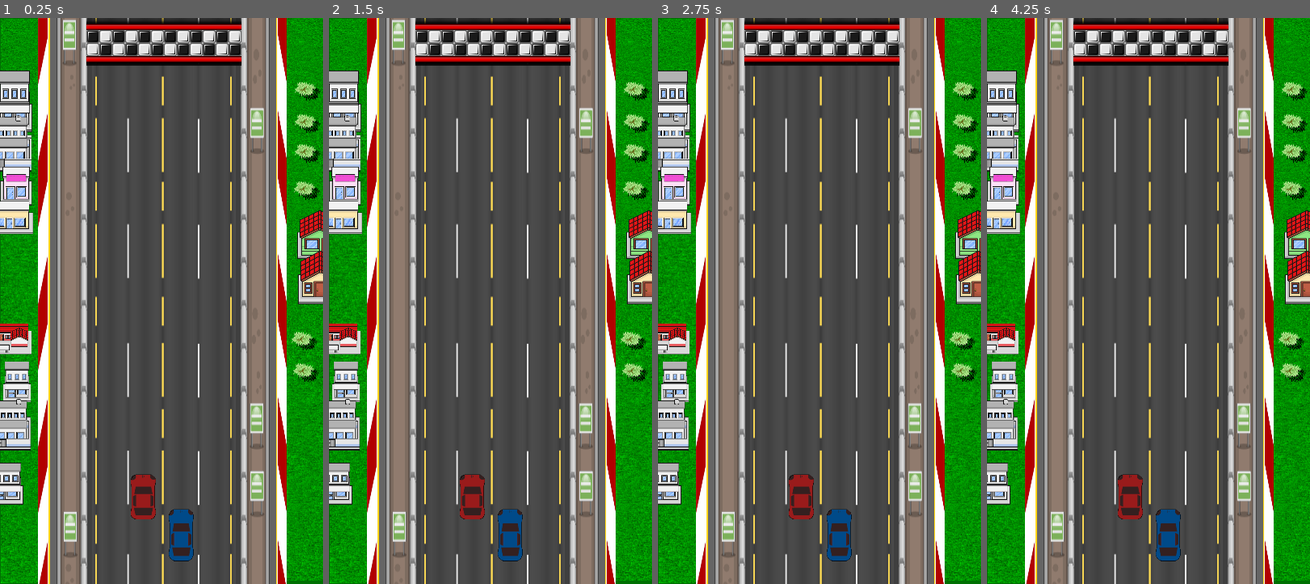
Above: before the commit, frames 1-4 (left to right).
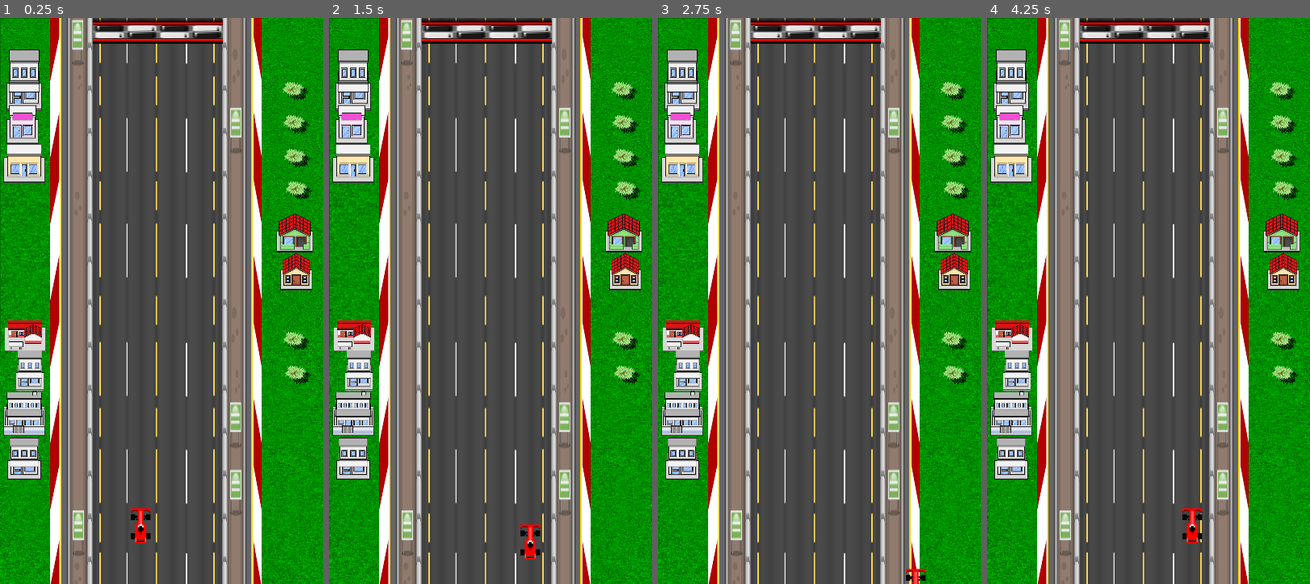
Above: after the commit, the same moments.

Repository: johnnyferreiradev/cars
Game: Godot game, scene res://Main.tscn
The game is run twice, just before and just after one commit, with the same random seed, the same clock (stepped at 60 frames per second) and the same inputs.
Inputs:
- Up to frame 1 (0.25 s): no input
- Up to frame 2 (1.5 s): tap Enter at 0.5 s; hold Right (right, bound only after the commit) 0.53-1.28 s; hold Down (down, bound only after the commit) from 1.28 s (still down)
- Up to frame 3 (2.75 s): release Down (down, bound only after the commit) at 2.03 s; hold Right (right, bound only after the commit) from 2.03 s (still down)
- Up to frame 4 (4.25 s): release Right (right, bound only after the commit) at 2.78 s; hold Up (up, bound only after the commit) 2.78-3.53 s; hold Left (left, bound only after the commit) from 3.53 s (still down)

The runs differ from the first frame. In frame 1, 51% of the frame differs, in the area x 0-100%, y 0-100%; in frame 2, 51%; in frame 3, 51%; in frame 4, 51%.

Commit message:
Adicionando script de movimentacao simples

Diff:
--- /dev/null
+++ b/Carro.gd
@@ -0,0 +1,18 @@
+extends Node2D
+
+var velocidade = Vector2()
+
+func _physics_process(delta):
+	if Input.is_action_pressed("up"):
+		velocidade = Vector2(0,-1)
+
+	if Input.is_action_pressed("down"):
+		velocidade = Vector2(0,1)
+
+	if Input.is_action_pressed("left"):
+		velocidade = Vector2(-1,0)
+
+	if Input.is_action_pressed("right"):
+		velocidade = Vector2(1,0)
+
+	translate(velocidade * 100 * delta)
--- a/Main.tscn
+++ b/Main.tscn
@@ -5,8 +5,6 @@
 [ext_resource path="res://jogo/RightBump.png" type="Texture" id=3]
 [ext_resource path="res://jogo/LeftBump.png" type="Texture" id=4]
 [ext_resource path="res://jogo/grass.png" type="Texture" id=5]
-[ext_resource path="res://jogo/CarRed.png" type="Texture" id=6]
-[ext_resource path="res://jogo/CarBlue.png" type="Texture" id=7]
 [ext_resource path="res://jogo/Building/B06.png" type="Texture" id=8]
 [ext_resource path="res://jogo/finish_border.svg" type="Texture" id=9]
 [ext_resource path="res://jogo/Building/B01.png" type="Texture" id=10]
@@ -16,6 +14,8 @@
 [ext_resource path="res://jogo/tree.png" type="Texture" id=14]
 [ext_resource path="res://jogo/Building/H01.png" type="Texture" id=15]
 [ext_resource path="res://jogo/Building/B05.png" type="Texture" id=16]
+[ext_resource path="res://jogo/SportsRacingCar_0.png" type="Texture" id=17]
+[ext_resource path="res://Carro.gd" type="Script" id=18]
 
 [node name="Main" type="Node"]
 
@@ -29,13 +29,13 @@
 texture = ExtResource( 5 )
 
 [node name="Grass4" type="Sprite" parent="Grama/Pista"]
-position = Vector2( 128.25, 557.25 )
-scale = Vector2( 0.590909, 0.658508 )
+position = Vector2( 127.5, 558.5 )
+scale = Vector2( 0.594406, 0.664336 )
 texture = ExtResource( 5 )
 
 [node name="Grass3" type="Sprite" parent="Grama/Pista"]
-position = Vector2( 265, 550 )
-scale = Vector2( 0.635198, 0.680653 )
+position = Vector2( 265.875, 552 )
+scale = Vector2( 0.639277, 0.689977 )
 texture = ExtResource( 5 )
 
 [node name="Grass2" type="Sprite" parent="Grama/Pista"]
@@ -58,119 +58,105 @@
 texture = ExtResource( 5 )
 
 [node name="Background-1" type="Sprite" parent="Grama/Pista"]
-position = Vector2( 202, 352 )
-scale = Vector2( 0.333333, 1.08308 )
+position = Vector2( 194, 350.999 )
+scale = Vector2( 0.280952, 1.08 )
 texture = ExtResource( 2 )
 
 [node name="LeftBump" type="Sprite" parent="Grama/Pista"]
-position = Vector2( 54.625, 351 )
+position = Vector2( 69, 350 )
 scale = Vector2( 0.36875, 1.17391 )
 texture = ExtResource( 4 )
 
 [node name="RightBump" type="Sprite" parent="Grama/Pista"]
-position = Vector2( 348.5, 352.001 )
+position = Vector2( 318, 352 )
 scale = Vector2( 0.333333, 1.17726 )
 texture = ExtResource( 3 )
+
+[node name="Carro" type="Node2D" parent="Grama/Pista"]
+script = ExtResource( 18 )
+
+[node name="SportsRacingCar0" type="Sprite" parent="Grama/Pista/Carro"]
+position = Vector2( 174.25, 630 )
+scale = Vector2( 0.867187, 0.90625 )
+texture = ExtResource( 17 )
 
 [node name="Predios" type="Node2D" parent="Grama"]
 
 [node name="B01" type="Sprite" parent="Grama/Predios"]
-position = Vector2( 18, 103 )
+position = Vector2( 30, 77 )
 scale = Vector2( 0.19863, 0.217143 )
 texture = ExtResource( 10 )
 
-[node name="B02" type="Sprite" parent="Grama/Predios"]
-position = Vector2( 6, 155 )
-scale = Vector2( 0.15358, 0.146934 )
-texture = ExtResource( 13 )
-
 [node name="B06" type="Sprite" parent="Grama/Predios"]
-position = Vector2( 20, 208 )
+position = Vector2( 28, 132 )
 scale = Vector2( 0.179224, 0.193227 )
 texture = ExtResource( 8 )
 
 [node name="B07" type="Sprite" parent="Grama/Predios"]
-position = Vector2( 12, 247 )
-scale = Vector2( 0.134527, 0.168367 )
+position = Vector2( 30, 180 )
+scale = Vector2( 0.118072, 0.198469 )
 texture = ExtResource( 11 )
 
 [node name="B04" type="Sprite" parent="Grama/Predios"]
-position = Vector2( 14, 397 )
+position = Vector2( 31, 393 )
 scale = Vector2( 0.116628, 0.0950617 )
 texture = ExtResource( 12 )
 
 [node name="B01" type="Sprite" parent="Grama/Predios/B04"]
-position = Vector2( 60.0198, 557.532 )
+position = Vector2( 51.4456, 452.337 )
 scale = Vector2( 1.36134, 1.52189 )
 texture = ExtResource( 10 )
 
 [node name="B03" type="Sprite" parent="Grama/Predios"]
-position = Vector2( 8, 503 )
-scale = Vector2( 0.139146, 0.134778 )
+position = Vector2( 30, 489 )
+scale = Vector2( 0.118072, 0.118129 )
 texture = ExtResource( 13 )
 
 [node name="B05" type="Sprite" parent="Grama/Predios"]
-position = Vector2( 8, 576 )
+position = Vector2( 30, 545 )
 scale = Vector2( 0.190639, 0.147143 )
 texture = ExtResource( 10 )
 
 [node name="B08" type="Sprite" parent="Grama/Predios"]
-position = Vector2( 396, 268 )
-scale = Vector2( 0.257991, 0.209343 )
+position = Vector2( 365, 266 )
+scale = Vector2( 0.206621, 0.166955 )
 texture = ExtResource( 16 )
 
 [node name="H01" type="Sprite" parent="Grama/Predios"]
-position = Vector2( 397, 321 )
-scale = Vector2( 0.256849, 0.230969 )
+position = Vector2( 367, 314 )
+scale = Vector2( 0.178653, 0.160467 )
 texture = ExtResource( 15 )
 
 [node name="Arvores" type="Node2D" parent="Grama"]
 
 [node name="Tree" type="Sprite" parent="Grama/Arvores"]
-position = Vector2( 377, 468 )
+position = Vector2( 367, 468 )
 texture = ExtResource( 14 )
 offset = Vector2( 0, -69 )
 
 [node name="Tree2" type="Sprite" parent="Grama/Arvores"]
-position = Vector2( 379, 438 )
+position = Vector2( 369, 441 )
 texture = ExtResource( 14 )
 
 [node name="Tree3" type="Sprite" parent="Grama/Arvores"]
-position = Vector2( 380, 213 )
+position = Vector2( 370, 213 )
 texture = ExtResource( 14 )
 
 [node name="Tree4" type="Sprite" parent="Grama/Arvores"]
-position = Vector2( 381, 167 )
+position = Vector2( 368, 173 )
 texture = ExtResource( 14 )
 
 [node name="Tree5" type="Sprite" parent="Grama/Arvores"]
-position = Vector2( 381, 130 )
+position = Vector2( 367, 131 )
 texture = ExtResource( 14 )
 
 [node name="Tree6" type="Sprite" parent="Grama/Arvores"]
-position = Vector2( 381, 90 )
+position = Vector2( 366, 90 )
 texture = ExtResource( 14 )
 
 [node name="Linha de Chegada" type="Node2D" parent="Grama"]
 
 [node name="FinishBorder" type="Sprite" parent="Grama/Linha de Chegada"]
-position = Vector2( 139, 27 )
+position = Vector2( 196, 15 )
+scale = Vector2( 2.51563, 0.515625 )
 texture = ExtResource( 9 )
-
-[node name="FinishBorder2" type="Sprite" parent="Grama/Linha de Chegada/FinishBorder"]
-position = Vector2( 64, 0 )
-texture = ExtResource( 9 )
-
-[node name="FinishBorder3" type="Sprite" parent="Grama/Linha de Chegada/FinishBorder"]
-position = Vector2( 128, 0 )
-texture = ExtResource( 9 )
-
-[node name="CarBlue" type="Sprite" parent="."]
-position = Vector2( 224, 639 )
-scale = Vector2( 0.384146, 0.528455 )
-texture = ExtResource( 7 )
-
-[node name="CarRed" type="Sprite" parent="."]
-position = Vector2( 177, 592 )
-scale = Vector2( 0.390244, 0.461382 )
-texture = ExtResource( 6 )
--- a/project.godot
+++ b/project.godot
@@ -20,6 +20,33 @@
 window/size/height=700
 window/stretch/mode="2d"
 
+[input]
+
+up={
+"deadzone": 0.5,
+"events": [ Object(InputEventKey,"resource_local_to_scene":false,"resource_name":"","device":0,"alt":false,"shift":false,"control":false,"meta":false,"command":false,"pressed":false,"scancode":16777232,"physical_scancode":0,"unicode":0,"echo":false,"script":null)
+, Object(InputEventKey,"resource_local_to_scene":false,"resource_name":"","device":0,"alt":false,"shift":false,"control":false,"meta":false,"command":false,"pressed":false,"scancode":87,"physical_scancode":0,"unicode":0,"echo":false,"script":null)
+ ]
+}
+down={
+"deadzone": 0.5,
+"events": [ Object(InputEventKey,"resource_local_to_scene":false,"resource_name":"","device":0,"alt":false,"shift":false,"control":false,"meta":false,"command":false,"pressed":false,"scancode":16777234,"physical_scancode":0,"unicode":0,"echo":false,"script":null)
+, Object(InputEventKey,"resource_local_to_scene":false,"resource_name":"","device":0,"alt":false,"shift":false,"control":false,"meta":false,"command":false,"pressed":false,"scancode":83,"physical_scancode":0,"unicode":0,"echo":false,"script":null)
+ ]
+}
+left={
+"deadzone": 0.5,
+"events": [ Object(InputEventKey,"resource_local_to_scene":false,"resource_name":"","device":0,"alt":false,"shift":false,"control":false,"meta":false,"command":false,"pressed":false,"scancode":16777231,"physical_scancode":0,"unicode":0,"echo":false,"script":null)
+, Object(InputEventKey,"resource_local_to_scene":false,"resource_name":"","device":0,"alt":false,"shift":false,"control":false,"meta":false,"command":false,"pressed":false,"scancode":65,"physical_scancode":0,"unicode":0,"echo":false,"script":null)
+ ]
+}
+right={
+"deadzone": 0.5,
+"events": [ Object(InputEventKey,"resource_local_to_scene":false,"resource_name":"","device":0,"alt":false,"shift":false,"control":false,"meta":false,"command":false,"pressed":false,"scancode":16777233,"physical_scancode":0,"unicode":0,"echo":false,"script":null)
+, Object(InputEventKey,"resource_local_to_scene":false,"resource_name":"","device":0,"alt":false,"shift":false,"control":false,"meta":false,"command":false,"pressed":false,"scancode":68,"physical_scancode":0,"unicode":0,"echo":false,"script":null)
+ ]
+}
+
 [physics]
 
 common/enable_pause_aware_picking=true
